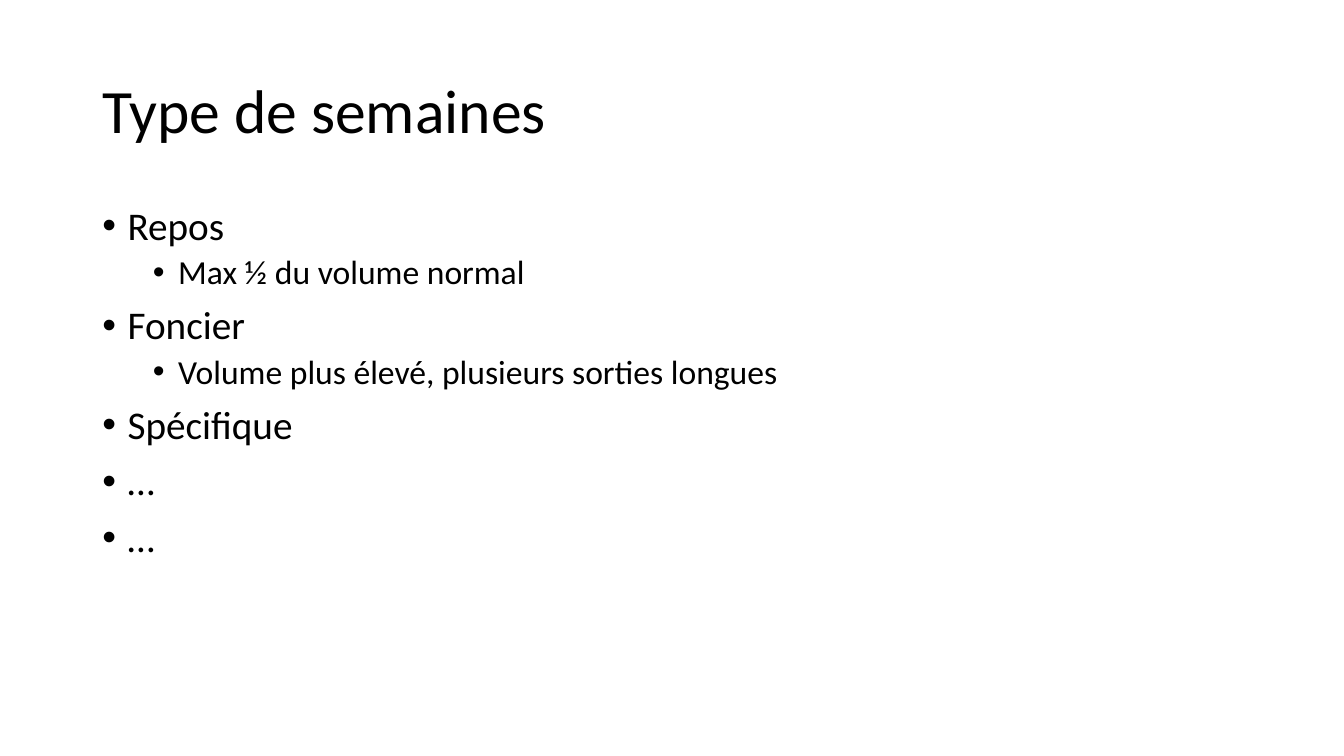
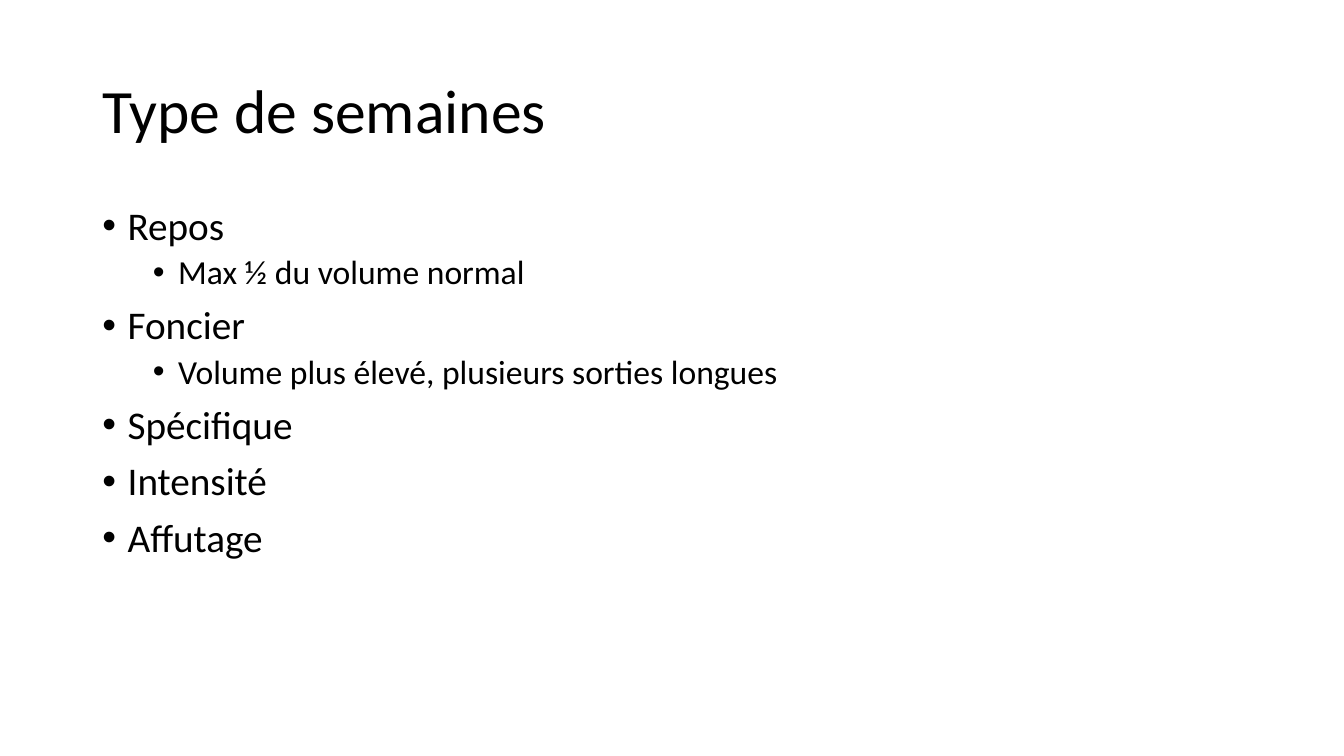
Before and after one commit to Aperomero/TrainingPlan, a slide deck: slide 2 of Documents/Brainstorming.pptx. Drawn at 1344x756 pixels with LibreOffice and Linux fonts; fonts in the diff are those of the drawing. Boxes give left, top, right and bottom in pixels: in the first picture for what was removed or moved away, otherwise in the second. Text is boxed around its words. In the diff, an @@ line names an element or a change of style, - is before the commit and + after.

```diff
--- a/Documents/Brainstorming.pptx
+++ b/Documents/Brainstorming.pptx
@@ text at box(128, 468, 267, 559): text changed @@
-• …
-• …
+• Intensité
+• Affutage
```
Also in this commit, not shown: 9 other files.
